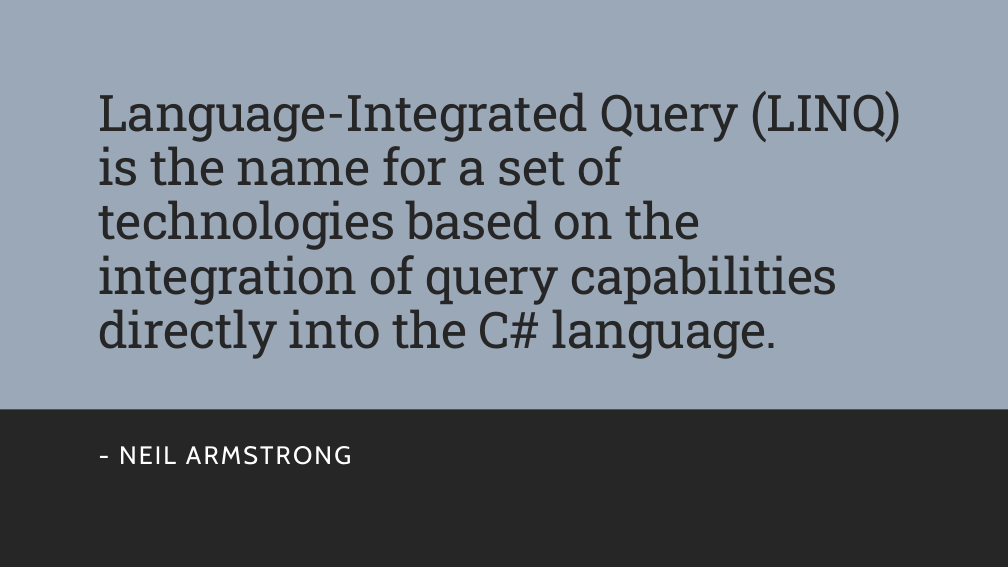
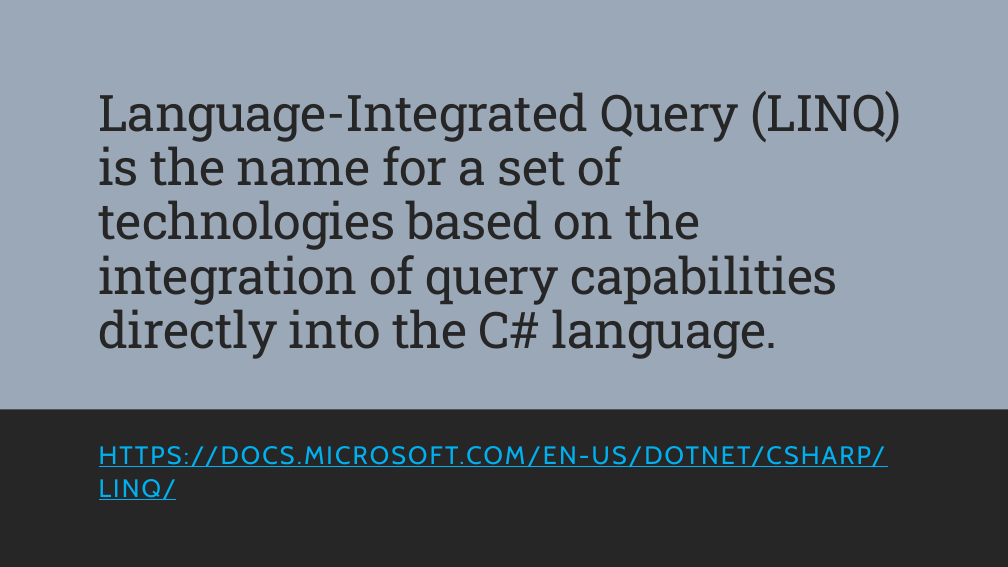
Before and after one commit to 2002-feb24-net/trainer-code, a slide deck: slide 2 of 1-csharp/REPO_MarksCodeAndPPTs/DotNetPPTs/D4_.NET_LINQ.pptx. Drawn at 1008x567 pixels with LibreOffice and Linux fonts; fonts in the diff are those of the drawing. Boxes give left, top, right and bottom in pixels: in the first picture for what was removed or moved away, otherwise in the second. Text is boxed around its words. In the diff, an @@ line names an element or a change of style, - is before the commit and + after.

```diff
--- a/1-csharp/REPO_MarksCodeAndPPTs/DotNetPPTs/D4_.NET_LINQ.pptx
+++ b/1-csharp/REPO_MarksCodeAndPPTs/DotNetPPTs/D4_.NET_LINQ.pptx
@@ subtitle at (99,446,886,500): text changed; text colour #FFFFFF to #00B0F0 @@
-- NEIL ARMSTRONG
+HTTPS://DOCS.MICROSOFT.COM/EN-US/DOTNET/CSHARP/LINQ/
```
Also in this commit, not shown: 3 other slides changed.
